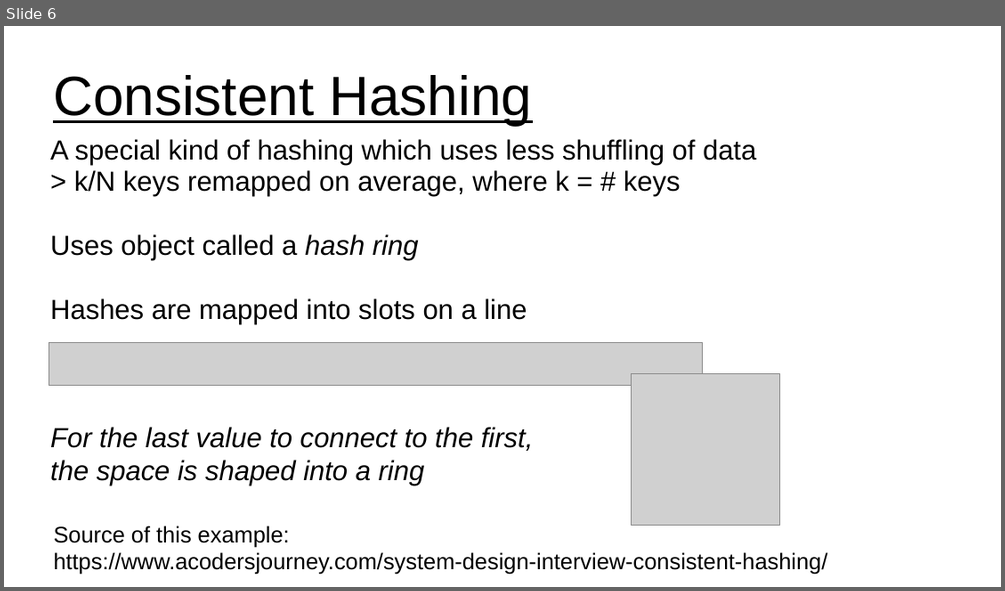
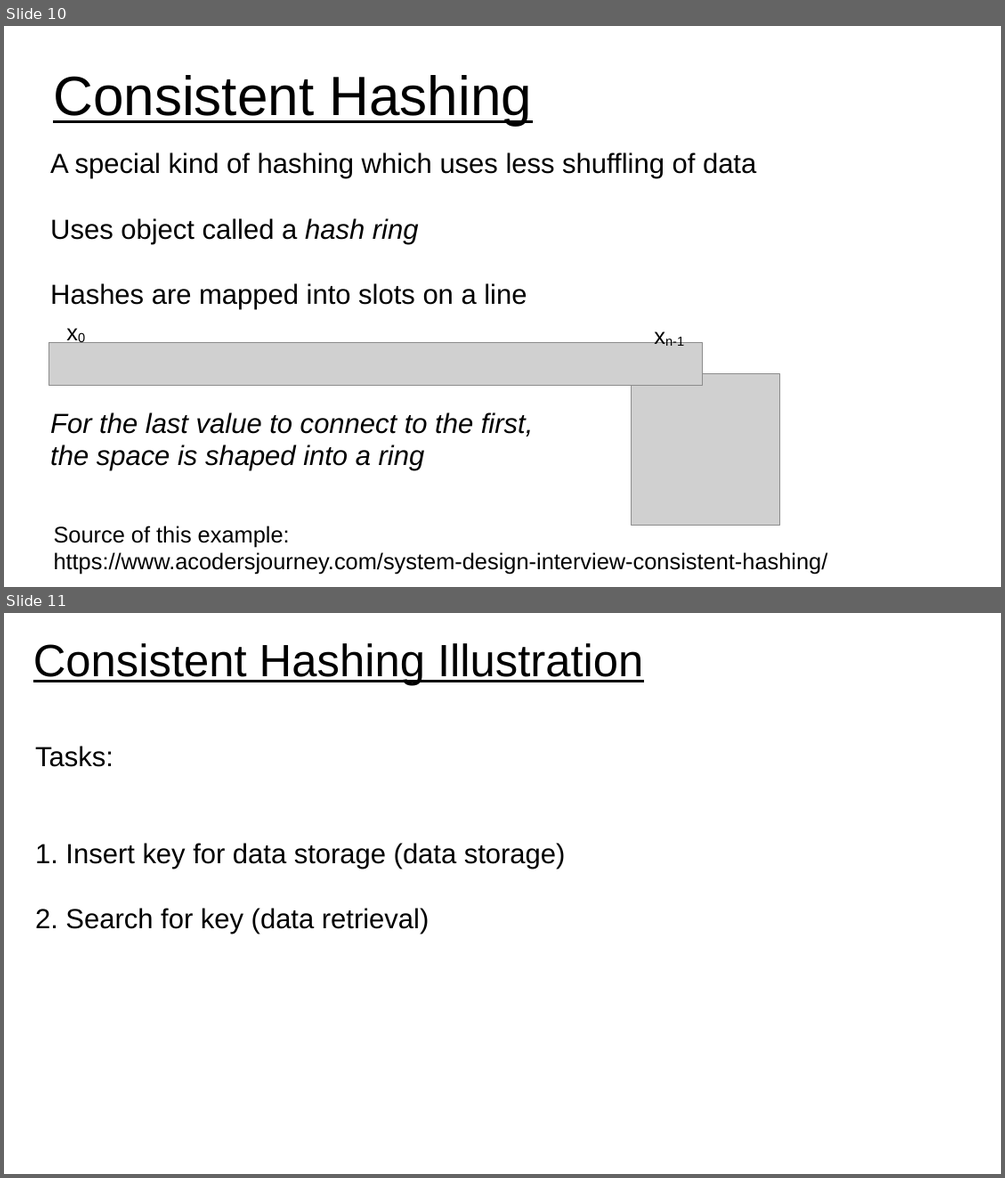
Before and after one commit to UVADS/distributed_computing, a slide deck: 09_distributed_data_concepts_and_tools/consistent_hashing.ppt. Shown one above the other, each under a label of ours: slide 6 before the commit, slides 10 and 11 after it. The pictures are 1005x591 and 1005x1178 pixels, drawn with LibreOffice and Linux fonts; fonts in the diff are those of the drawing; grey boxes stand for pictures. Boxes give left, top, right and bottom in pixels: in the first picture for what was removed or moved away, otherwise in the second. Text is boxed around its words. In the diff, an @@ line names an element or a change of style, - is before the commit and + after.

Commit message:
updated slides on consistent hashing

```diff
--- a/09_distributed_data_concepts_and_tools/consistent_hashing.ppt
+++ b/09_distributed_data_concepts_and_tools/consistent_hashing.ppt
@@ slide 11 added at [4, 613, 1001, 1174], background #FFFFFF @@
@@ text added at [33, 643, 643, 685], 36 pt, text #000000, underline @@
+Consistent Hashing Illustration
@@ subtitle added at [35, 746, 566, 933], 22 pt, text #000000 @@
+Tasks:
+1. Insert key for data storage (data storage)
+2. Search for key (data retrieval)
@@ what was slide 6 is now slide 10 @@
@@ slide 10 changed as well @@
@@ subtitle at [50, 152, 756, 179]: text changed @@
-A special kind of hashing which uses less shuffling of data
-> k/N keys remapped on average, where k = # keys
+A special kind of hashing which uses less shuffling of data
@@ text added at [57, 316, 102, 351], 18 pt, text #000000 @@
+x0
@@ text added at [665, 336, 684, 346], 18 pt, text #000000 @@
+xn-1
```
Also in this commit, not shown: 7 other slides changed, 5 other slides added, 1 slide removed.
